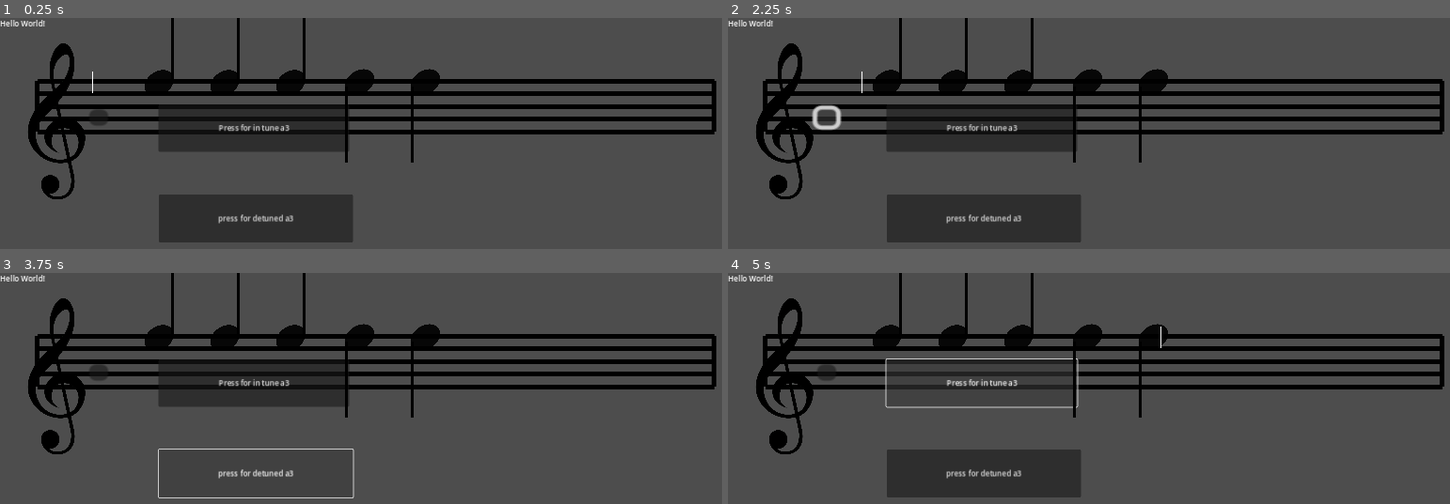
Above: before the commit, frames 1-4 (two rows, left to right).
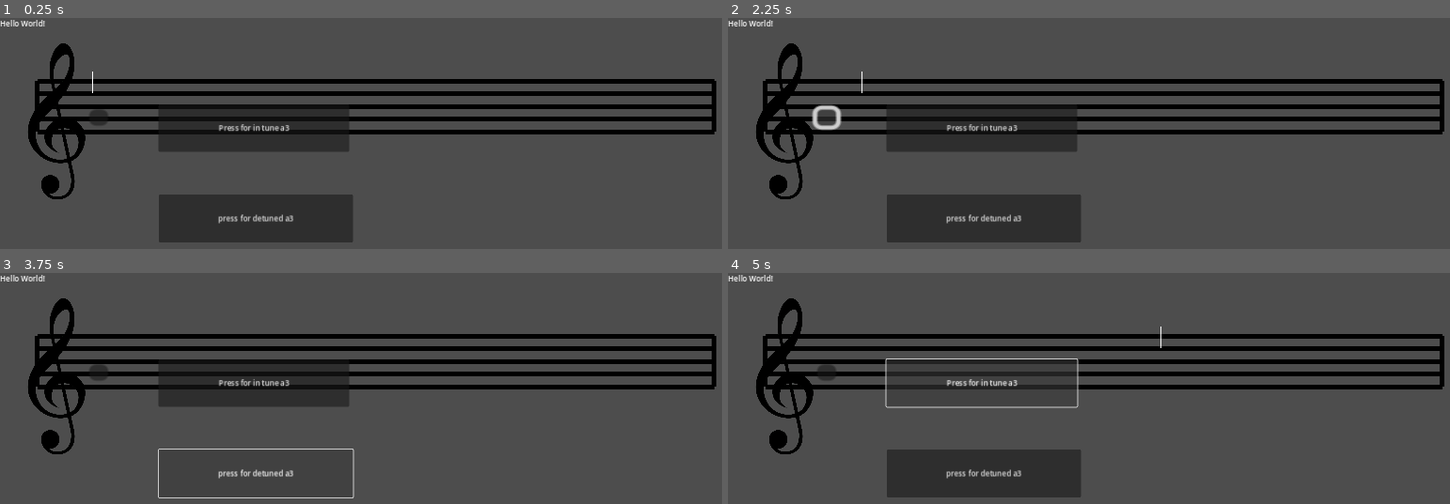
Above: after the commit, the same moments.

Repository: Sniggiho/COMP225-Reluna
Game: Godot game, scene res://Scenes/firstScene.tscn
The game is run twice, just before and just after one commit, with the same random seed, the same clock (stepped at 60 frames per second) and the same inputs.
Inputs (mouse positions are in pixels of both pictures, inside the frame that each line leads up to):
- Up to frame 1 (0.25 s): no input
- Up to frame 2 (2.25 s): click (886, 82) at 0.52 s; click (886, 82) at 1.27 s; click (829, 117) at 2 s
- Up to frame 3 (3.75 s): click (101, 372) at 2.75 s; click "press for detuned a3" at 3.5 s
- Up to frame 4 (5 s): click "Press for in tune a3" at 4.25 s

The runs differ from the first frame. In frame 1, 1.6% of the frame differs, in the area x 20-61%, y 0-63%; in frame 2, 1.6%; in frame 3, 1.6%; in frame 4, 1.6%.
Error after the commit: Invalid operands 'bool' and 'int' in operator '+'. (res://Scenes/TuneCreator/TuneCreator.gd:125)

Commit message:
comment and debug key creation

Diff:
--- a/Project/Scenes/TuneCreator/TuneCreator.gd
+++ b/Project/Scenes/TuneCreator/TuneCreator.gd
@@ -73,9 +73,8 @@
 
 # Internal function for creation of all possible note names between two given octaves.
 func _createNoteArrayChromatic(lowOct, highOct)-> Array:
-	""" This currently just generates all the possible note names between the two given octaves.
-	Later, this should be able to generate specific keys as note sets, and give more control in the exact range created,
-	the idea being that the user will someday adjust these parameters"""
+	"""Generates all the possible note names between the two given octaves (inclusive)
+	"""
 	var allNotes = []
 	for note in ["a","b","c","d","e","f","g"]:
 		for oct in range(lowOct,highOct+1):
@@ -84,13 +83,30 @@
 				allNotes.append(note+"-"+str(oct))
 	return allNotes
 
-func _createNoteArrayInKey(accidentals, lowOct, highOct, bySharps=true) -> Array:
-	""" Creates an array containing the note names for a mode with the specified number of sharps"""
+##Creates an array containing the note names for a mode with the specified number of accidentals
+
+##	Parameters:
+##		accidentals : int
+##			number of accidentals for the desired key
+##		bySharps : boolean
+##			if true adds accidentals as sharps; otherwise adds them as flats
+##		lowOct : int
+##			lowest octave from which to include note (inclusive)
+##		highOct : int
+##			lowest octave from which to include note (inclusive)
+##
+##	Return:
+##		allNotes : array
+##			array containing the names of all notes found in the given key
+func _createNoteArrayInKey(accidentals, bySharps, lowOct, highOct) -> Array:
+
 	# sharps order is: F – C – G – D – A – E – B
 	# flats order is: B - E - A - D - G - C - F
 
 	var sharps = ["f-", "c-", "g-", "d-", "a-", "e-", "b-"]
+
 	var flats = ["a-", "d-", "g-", "c-", "f-", "b-", "e-"]
+	var naturalsForFlats = ["b","e","a","d","g","c","f"] # to simplify adding natural notes to a key with flats
 
 	var notesInKey = []
 	var allNotes = []
@@ -104,7 +120,7 @@
 		for i in range(accidentals):
 			notesInKey.append(flats[i])
 		for i in range(accidentals, 7):
-			notesInKey.append(flats[i].replace("-",""))
+			notesInKey.append(naturalsForFlats[i])
 
 	for oct in range(lowOct,highOct+1):
 		for note in notesInKey:
